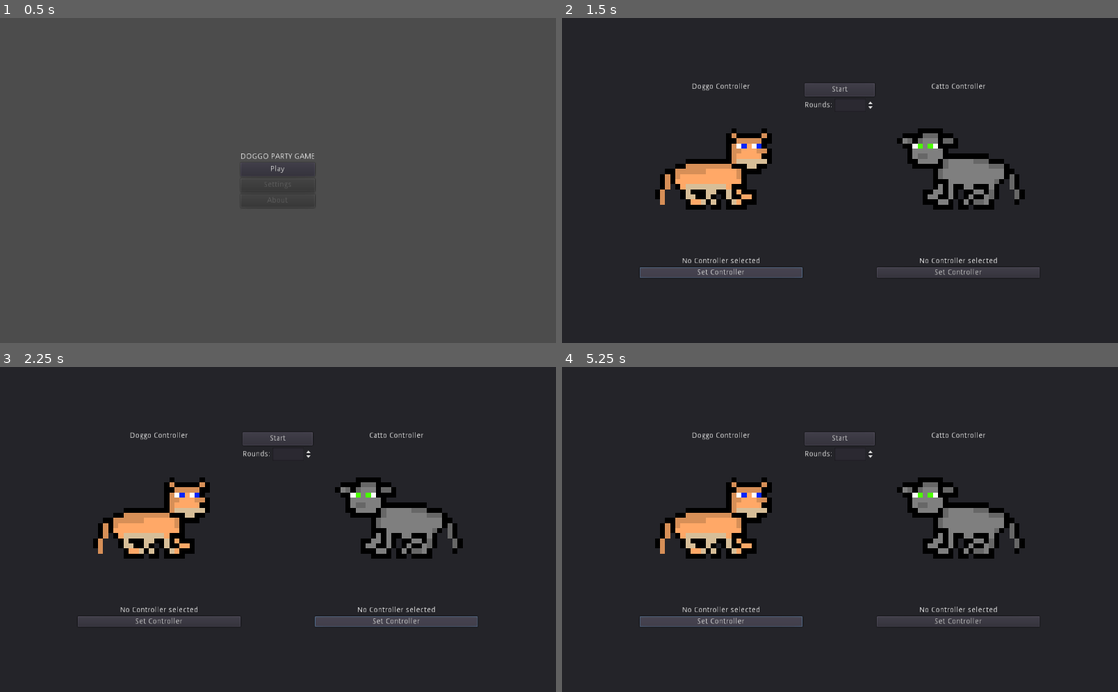
Above: before the commit, frames 1-4 (two rows, left to right).
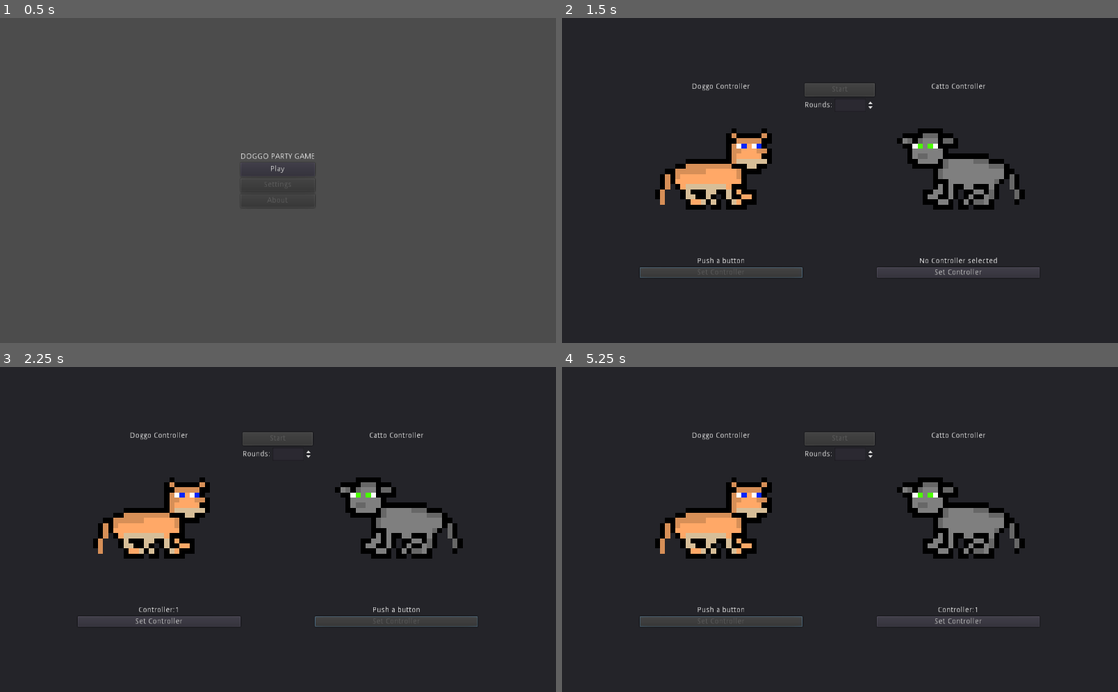
Above: after the commit, the same moments.

Repository: Lennart1514/Doggo-Party-Game
Game: Godot game, scene res://Title Screen.tscn
The game is run twice, just before and just after one commit, with the same random seed, the same clock (stepped at 60 frames per second) and the same inputs.
Inputs (mouse positions are in pixels of both pictures, inside the frame that each line leads up to):
- Up to frame 1 (0.5 s): no input
- Up to frame 2 (1.5 s): click "Play" at 0.5 s; click "Set Controller" at 1.25 s
- Up to frame 3 (2.25 s): click "Set Controller" at 2 s
- Up to frame 4 (5.25 s): click "Play" at 2.75 s; click (840, 438) at 3.5 s, where only the run before the commit has a clickable "Start"; click (840, 438) at 4.25 s, where only the run before the commit has a clickable "Start"; click "Set Controller" at 5 s

Frame 1 is identical in both runs. In frame 2, 0.2% of the frame differs, in the area x 21-52%, y 20-80%; in frame 3, 0.3%, in the area x 21-79%, y 20-80%; in frame 4, 0.3%.

Commit message:
Aded Controller selection

Diff:
--- a/Title Screen.gd
+++ b/Title Screen.gd
@@ -5,7 +5,7 @@
 # var a = 2
 # var b = "text"
 
-
+var Inputwaiting = null
 # Called when the node enters the scene tree for the first time.
 func _ready():
 	pass # Replace with function body.
@@ -14,7 +14,34 @@
 # Called every frame. 'delta' is the elapsed time since the previous frame.
 #func _process(delta):
 #	pass
-
+func _input(event):
+	if Inputwaiting == "Dog" and event != InputEventJoypadButton and event.is_pressed():
+		Global.ControllerDog = event.device
+		$"Start Game/Panel/CenterContainer2/HBoxContainer/Doggo Box/ControllerButtonDog".disabled = false
+		$"Start Game/Panel/CenterContainer2/HBoxContainer/Doggo Box/Label".text = "Controller:"+str(event.device+1)
+		Inputwaiting = null
+		updatePlayButton()
+	if Inputwaiting == "Cat" and event != InputEventJoypadButton and event.is_pressed():
+		Global.ControllerCat = event.device
+		$"Start Game/Panel/CenterContainer2/HBoxContainer/Catto Box/ControllerButtonCat".disabled = false
+		$"Start Game/Panel/CenterContainer2/HBoxContainer/Catto Box/Label".text = "Controller:"+str(event.device+1)
+		Inputwaiting = null
+		updatePlayButton()
 
 func _on_Play_pressed():
 	$"Start Game".popup()
+
+func updatePlayButton():
+	if Global.ControllerCat != null and Global.ControllerDog != null and Global.ControllerCat != Global.ControllerDog:
+		$"Start Game/Panel/CenterContainer2/HBoxContainer/VBoxContainer/Start".disabled = false
+	else:
+		$"Start Game/Panel/CenterContainer2/HBoxContainer/VBoxContainer/Start".disabled = true
+func _on_ControllerButtonCat_pressed():
+	$"Start Game/Panel/CenterContainer2/HBoxContainer/Catto Box/ControllerButtonCat".disabled = true
+	$"Start Game/Panel/CenterContainer2/HBoxContainer/Catto Box/Label".text = "Push a button"
+	Inputwaiting = "Cat"
+
+func _on_ControllerButtonDog_pressed():
+	$"Start Game/Panel/CenterContainer2/HBoxContainer/Doggo Box/ControllerButtonDog".disabled = true
+	$"Start Game/Panel/CenterContainer2/HBoxContainer/Doggo Box/Label".text = "Push a button"
+	Inputwaiting = "Dog"
--- a/Title Screen.tscn
+++ b/Title Screen.tscn
@@ -60,6 +60,7 @@
 visible = true
 margin_right = 1024.0
 margin_bottom = 600.0
+popup_exclusive = true
 __meta__ = {
 "_edit_use_anchors_": false
 }
@@ -108,7 +109,7 @@
 align = 1
 valign = 1
 
-[node name="Button" type="Button" parent="Start Game/Panel/CenterContainer2/HBoxContainer/Doggo Box"]
+[node name="ControllerButtonDog" type="Button" parent="Start Game/Panel/CenterContainer2/HBoxContainer/Doggo Box"]
 margin_top = 340.0
 margin_right = 300.0
 margin_bottom = 360.0
@@ -123,6 +124,7 @@
 margin_right = 129.0
 margin_bottom = 25.0
 rect_min_size = Vector2( 100, 25 )
+disabled = true
 text = "Start"
 
 [node name="HBoxContainer" type="HBoxContainer" parent="Start Game/Panel/CenterContainer2/HBoxContainer/VBoxContainer"]
@@ -175,7 +177,7 @@
 align = 1
 valign = 1
 
-[node name="Button" type="Button" parent="Start Game/Panel/CenterContainer2/HBoxContainer/Catto Box"]
+[node name="ControllerButtonCat" type="Button" parent="Start Game/Panel/CenterContainer2/HBoxContainer/Catto Box"]
 margin_top = 340.0
 margin_right = 300.0
 margin_bottom = 360.0
@@ -184,3 +186,5 @@
 [node name="MusicPlayer" type="AudioStreamPlayer" parent="."]
 autoplay = true
 [connection signal="pressed" from="CenterContainer/VBoxContainer/Play" to="." method="_on_Play_pressed"]
+[connection signal="pressed" from="Start Game/Panel/CenterContainer2/HBoxContainer/Doggo Box/ControllerButtonDog" to="." method="_on_ControllerButtonDog_pressed"]
+[connection signal="pressed" from="Start Game/Panel/CenterContainer2/HBoxContainer/Catto Box/ControllerButtonCat" to="." method="_on_ControllerButtonCat_pressed"]
